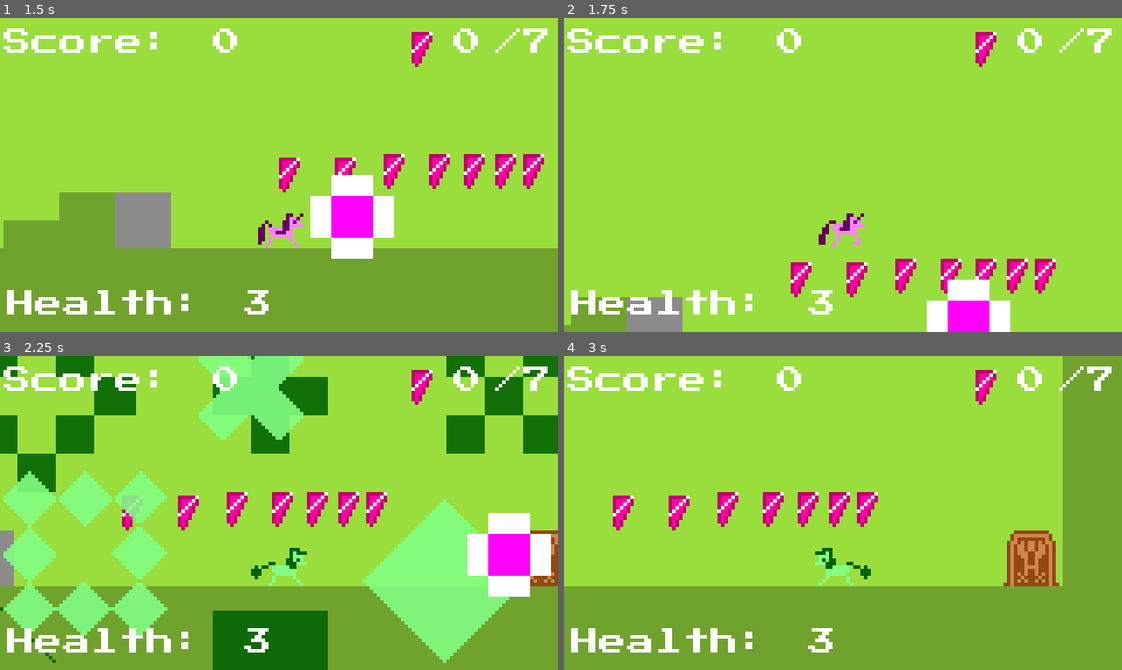
Above: before the commit, frames 1-4 (two rows, left to right).
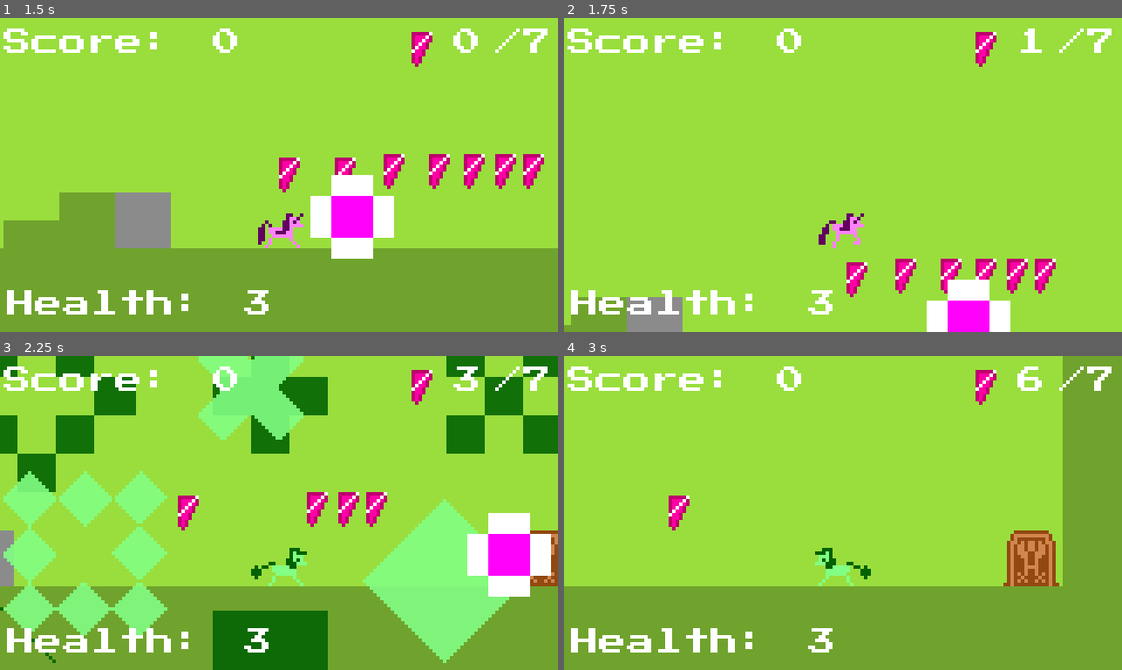
Above: after the commit, the same moments.

Repository: 100-Devs-1-Game/8bitPony
Game: Godot game, scene res://Scenes/Rooms/root.tscn
Same seed, same stepped clock (60 frames per second), same inputs: the game is played once before the commit and once after it. Sound files missing from this copy of the repository are replaced by a short silence.
Inputs (mouse positions are in pixels of both pictures, inside the frame that each line leads up to):
- Up to frame 1 (1.5 s): click "Start Game" at 0.5 s; tap E (Interact) at 1.25 s; move the mouse to (401, 159) at 1.27 s; press the mouse at (401, 159) at 1.28 s; hold D (Right) from 1.28 s (still down)
- Up to frame 2 (1.75 s): keep holding D (Right); tap Space (Jump) at 1.52 s
- Up to frame 3 (2.25 s): keep holding D (Right); move the mouse to (167, 528) at 2.02 s; release the mouse at (167, 528) at 2.03 s; right-click (167, 528) at 2.1 s
- Up to frame 4 (3 s): tap Space (Jump) at 2.27 s; move the mouse to (898, 443) at 2.77 s; release D (Right) at 2.78 s; hold A (Left) from 2.78 s (still down); hold E (Interact) from 2.78 s (still down)

Frame 1 is identical in both runs. In frame 2, 0.5% of the frame differs, in the area x 40-86%, y 3-89%; in frame 3, 1.0%; in frame 4, 1.9%, in the area x 8-86%, y 3-56%.
Error in both runs: Invalid access to property or key 'shard_collected' on a base object of type 'Node (Global.gd)'. (res://Scripts/level_select.gd:8)

Commit message:
Update shard_fragment.gd
takes shard_type, and id so we cand delete previously collected shards

Diff:
--- a/src/Scenes/Objects/ShardFragment/shard_fragment.gd
+++ b/src/Scenes/Objects/ShardFragment/shard_fragment.gd
@@ -1,13 +1,14 @@
 extends Area2D
 
 @onready var pick_up: AudioStreamPlayer = $PickUp
-@export var shard_type:Global.Shards
+var shard_type:Global.Gems
+var shard_id:int = 0
 
 func _on_body_entered(body):
 	if body is Player and visible:
 		visible = false
 		pick_up.play()
-		Global.pickup_shard(shard_type)
+		Global.pickup_shard(shard_type, shard_id)
 
 
 func _on_pick_up_finished():
